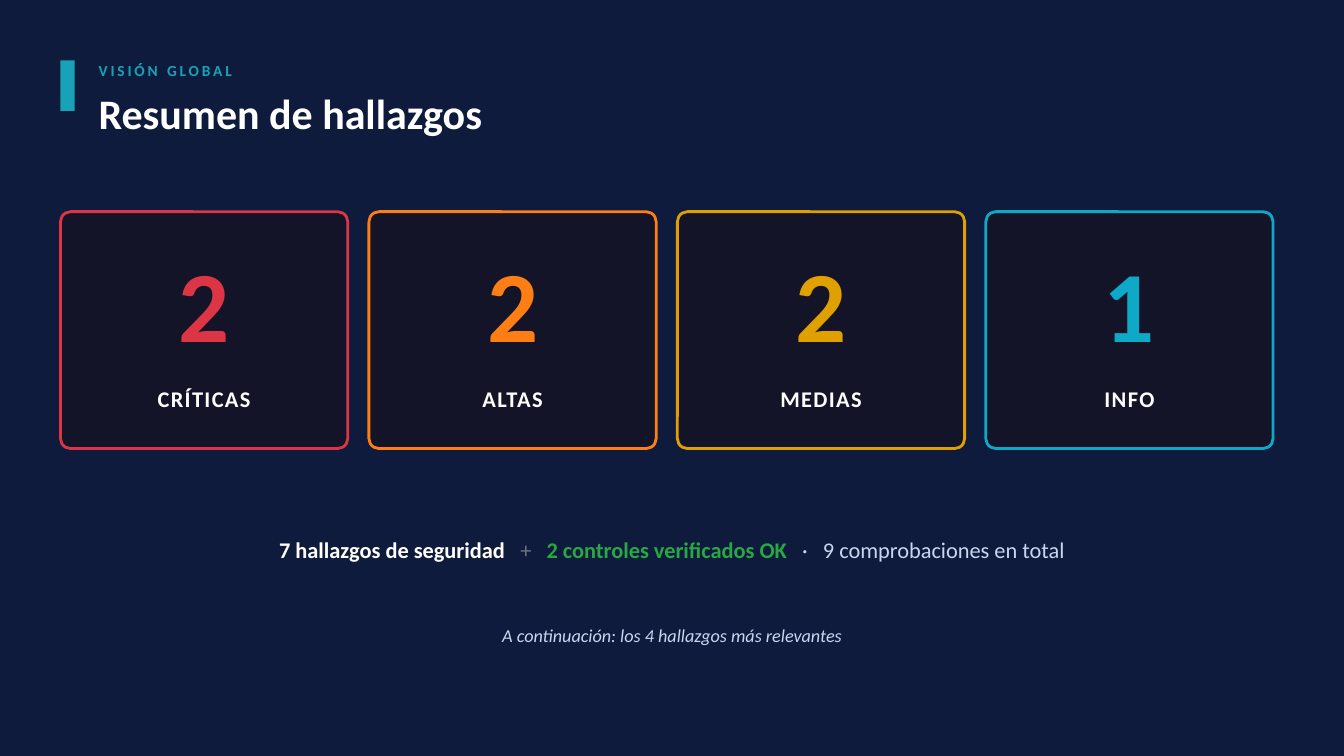
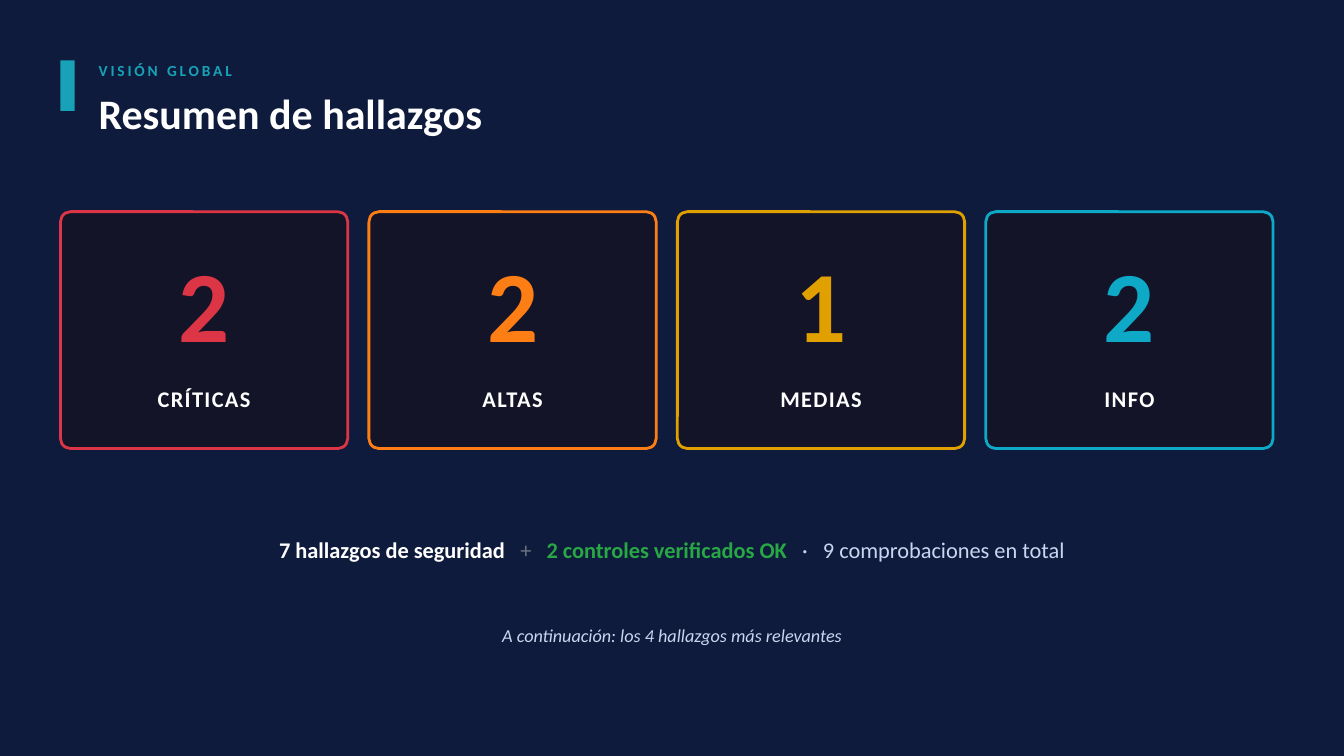
Before and after one commit to LuisMarioGonzalez/auditoria-bicipop, a slide deck: slide 10 of Presentacion_BiciPop_Final.pptx. Drawn at 1344x756 pixels with LibreOffice and Linux fonts; fonts in the diff are those of the drawing. Boxes give left, top, right and bottom in pixels: in the first picture for what was removed or moved away, otherwise in the second. Text is boxed around its words. In the diff, an @@ line names an element or a change of style, - is before the commit and + after.

```diff
--- a/Presentacion_BiciPop_Final.pptx
+++ b/Presentacion_BiciPop_Final.pptx
@@ text at <box>795,276,846,342</box>: text changed @@
-2
+1
@@ text at <box>1104,276,1155,342</box>: text changed @@
-1
+2
```
Also in this commit, not shown: 1 other slide changed, 7 other files.
